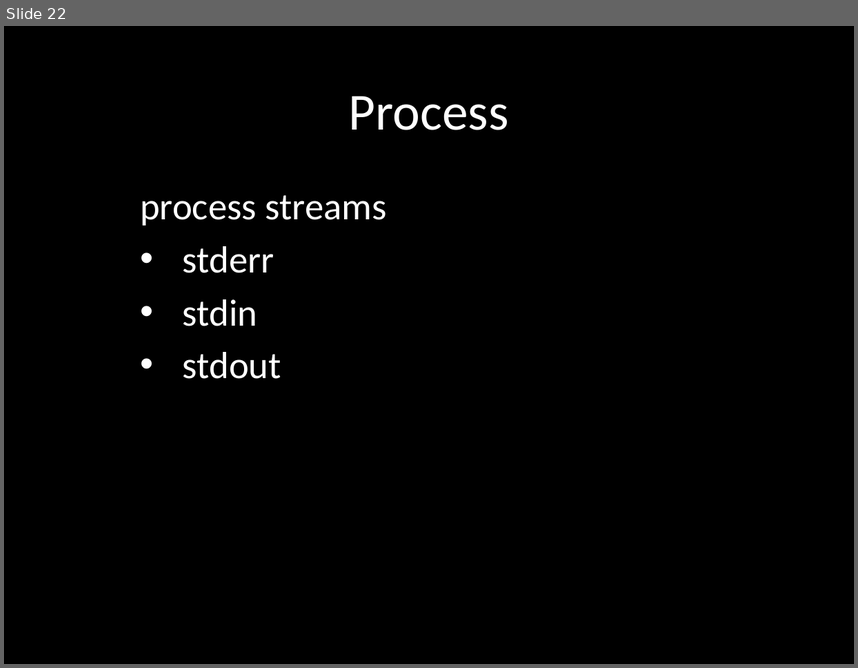
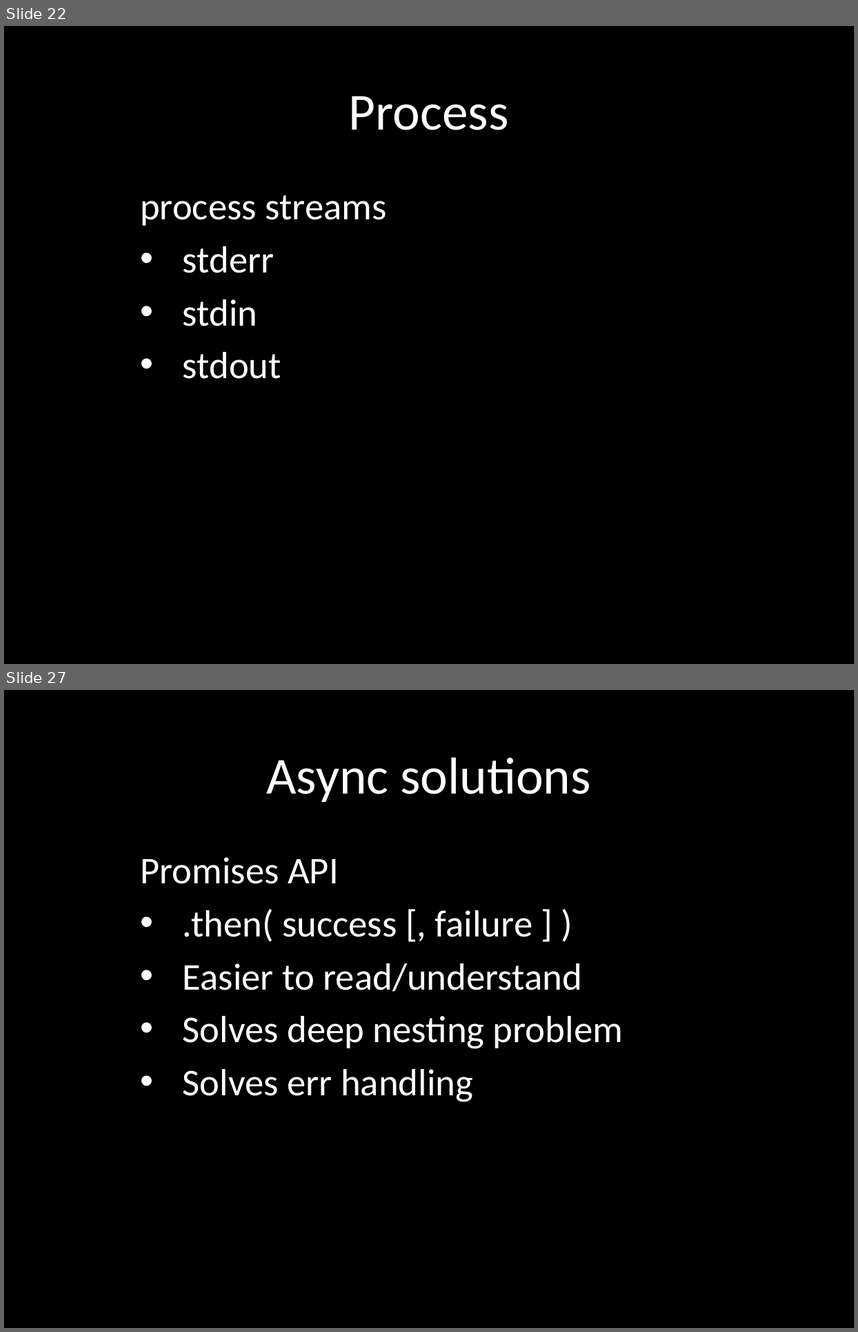
Before and after one commit to eliasjames/training-node, a slide deck: slides/Node Slides Day 2.pptx. Shown one above the other, each under a label of ours: slide 22 before the commit, slides 22 and 27 after it; the slides between them are not shown. The pictures are 858x668 and 858x1332 pixels, drawn with LibreOffice and Linux fonts; fonts in the diff are those of the drawing. Boxes give left, top, right and bottom in pixels: in the first picture for what was removed or moved away, otherwise in the second. Text is boxed around its words. In the diff, an @@ line names an element or a change of style, - is before the commit and + after.

```diff
--- a/slides/Node Slides Day 2.pptx
+++ b/slides/Node Slides Day 2.pptx
@@ slide 27 added at (x1=4, y1=690, x2=854, y2=1328), background #000000 @@
@@ title added at (x1=266, y1=757, x2=590, y2=802), 44 pt, text #FFFFFF @@
+Async solutions
@@ subtitle added at (x1=140, y1=857, x2=623, y2=1102), 32 pt, text #FFFFFF @@
+Promises API
+• .then( success [, failure ] )
+• Easier to read/understand
+• Solves deep nesting problem
+• Solves err handling
```
Also in this commit, not shown: 6 slides changed, 6 other slides added, 1 slide removed.
